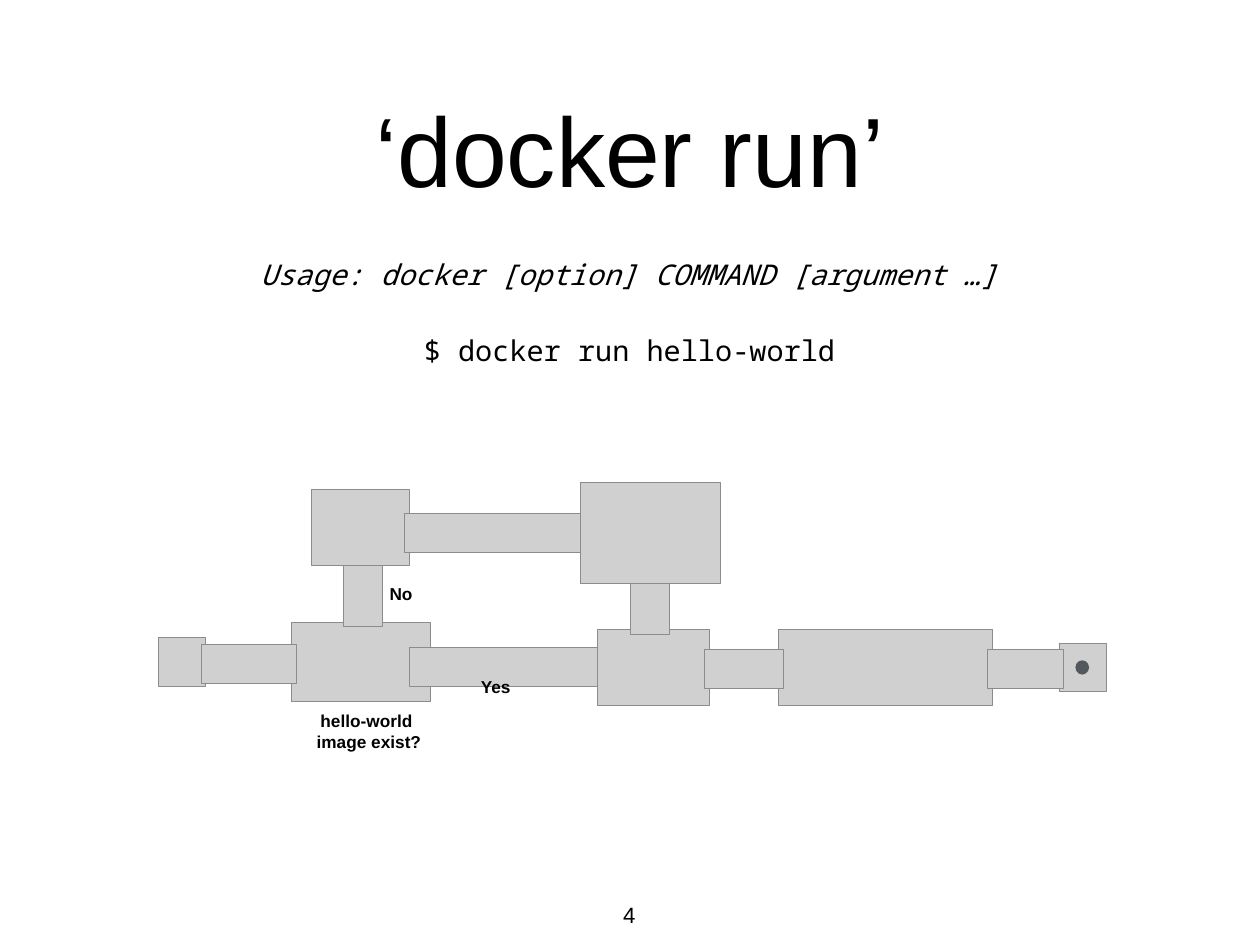
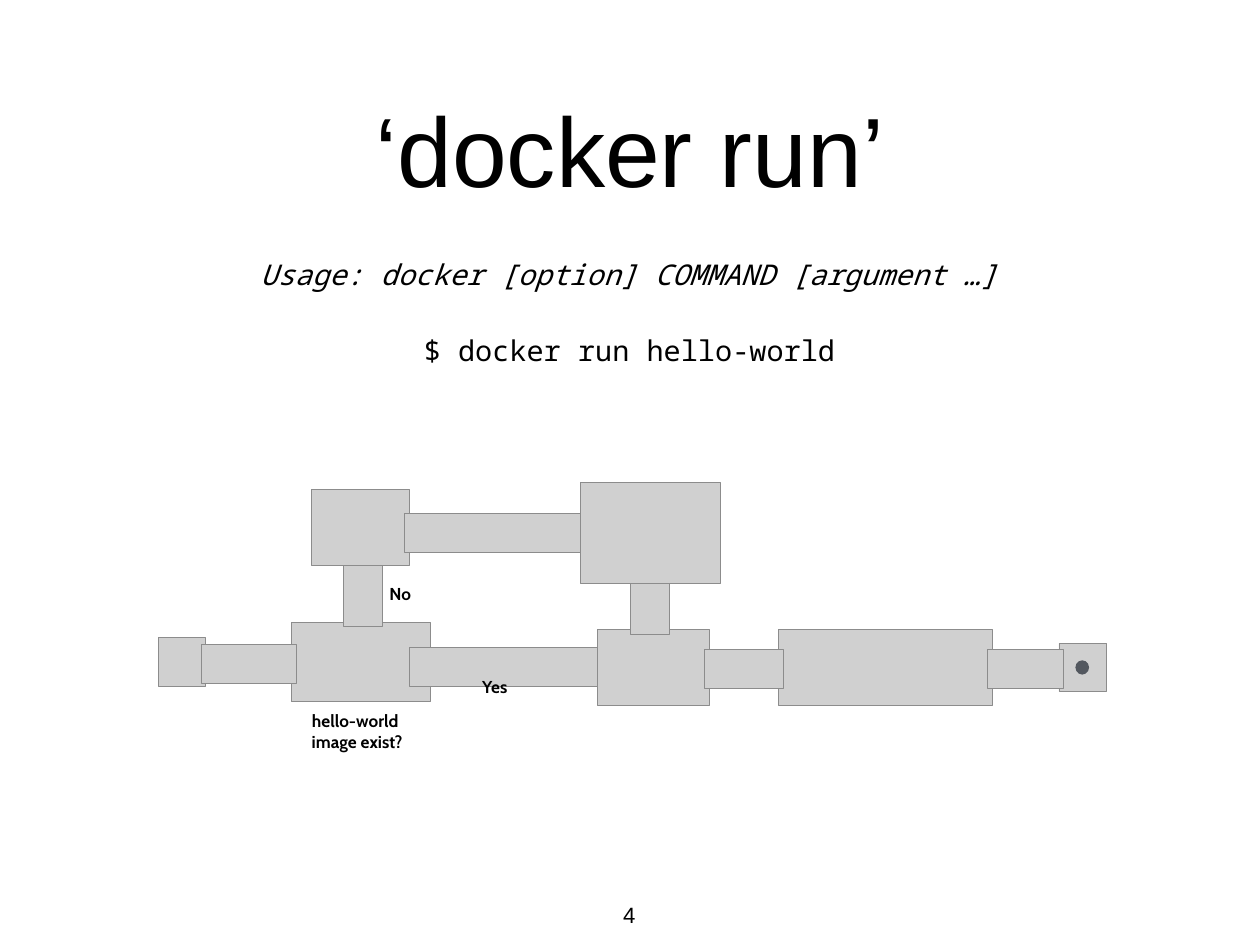
Before and after one commit to olarn/Docker-Training, a slide deck: slide 4 of Powerpoint/02.Docker.pptx. Drawn at 1260x945 pixels with LibreOffice and Linux fonts; fonts in the diff are those of the drawing; grey boxes stand for pictures; background and template pictures are left out. Boxes give left, top, right and bottom in pixels: in the first picture for what was removed or moved away, otherwise in the second. Text is boxed around its words. In the diff, an @@ line names an element or a change of style, - is before the commit and + after.

```diff
--- a/Powerpoint/02.Docker.pptx
+++ b/Powerpoint/02.Docker.pptx
@@ font Arial to Cabin in 3 elements at <box>389,588,411,600</box>, <box>312,714,403,752</box>, <box>482,681,507,698</box> @@
```
Also in this commit, not shown: 2 other slides changed, 14 other files.
